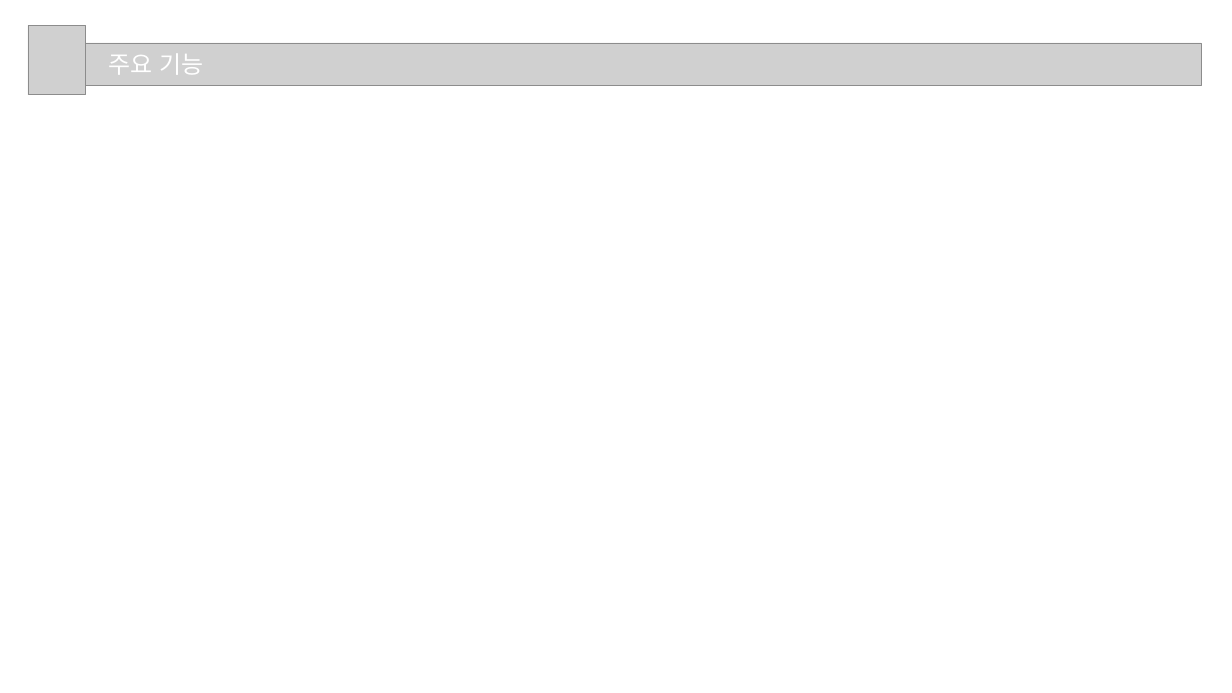
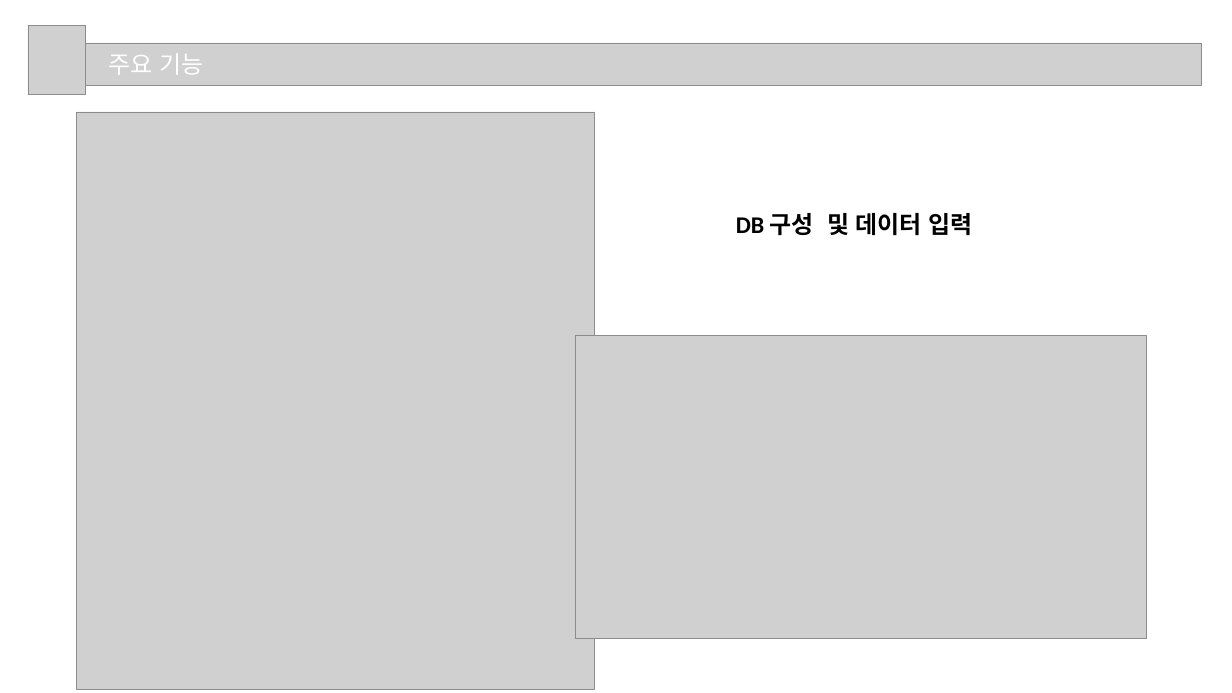
Before and after one commit to bhs0906/JavaFX_Oracle_Project, a slide deck: slide 12 of 3조_프로젝트2.pptx. Drawn at 1232x693 pixels with LibreOffice and Linux fonts; fonts in the diff are those of the drawing; grey boxes stand for pictures. Boxes give left, top, right and bottom in pixels: in the first picture for what was removed or moved away, otherwise in the second. Text is boxed around its words. In the diff, an @@ line names an element or a change of style, - is before the commit and + after.

```diff
--- a/3조_프로젝트2.pptx
+++ b/3조_프로젝트2.pptx
@@ picture added at [76,112,594,689] @@
@@ text added at [736,213,973,235], 28 pt, text #000000, bold @@
+DB 구성 및 데이터 입력
@@ picture added at [575,335,1146,638] @@
```
Also in this commit, not shown: 7 other slides changed, 8 slides added.
